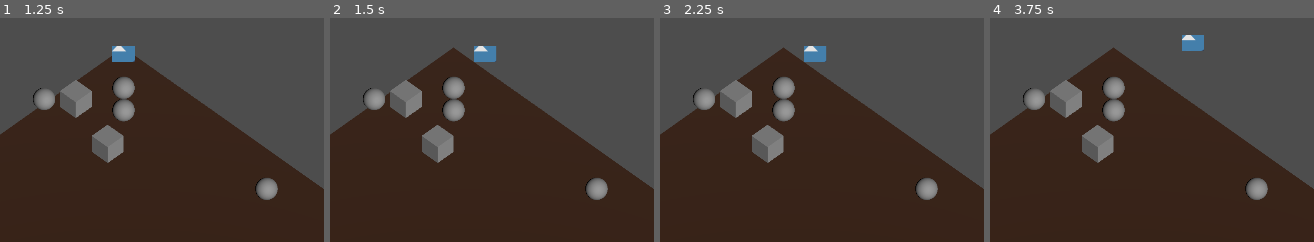
Above: before the commit, frames 1-4 (left to right).
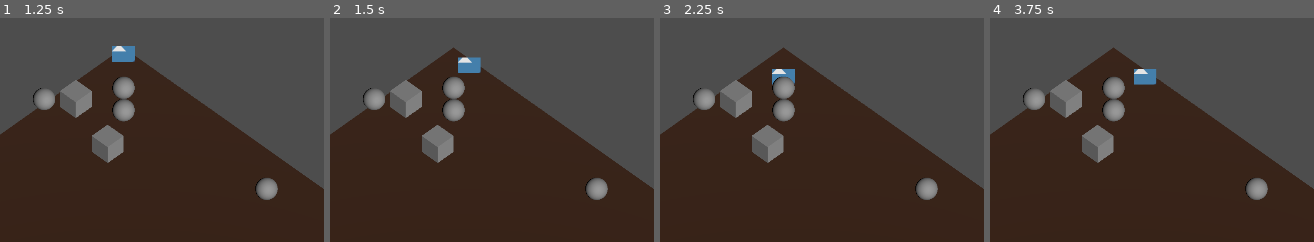
Above: after the commit, the same moments.

Repository: nialsiG/Carthage
Game: Godot game, scene res://Screens/StartScreen.tscn
Same seed, same stepped clock (60 frames per second), same inputs: the game is played once before the commit and once after it. The engine's default icon, where the game draws it, is replaced by a stand-in: a white triangle on a blue panel in a dark square.
Inputs (mouse positions are % of the whole screen's width and height, from its top left):
- Up to frame 1 (1.25 s): click "Play" at 0.5 s
- Up to frame 2 (1.5 s): tap Enter at 1.25 s; move the mouse to (77, 45) at 1.27 s; hold D (Right) from 1.28 s (still down); tap W (Top) at 1.35 s; click (77, 45) at 1.42 s
- Up to frame 3 (2.25 s): tap Space at 2 s; move the mouse to (25, 55) at 2.02 s; release D (Right) at 2.03 s; hold Down (Down) from 2.03 s (still down); tap W (Top) at 2.1 s; click (25, 55) at 2.17 s
- Up to frame 4 (3.75 s): tap Enter at 2.75 s; move the mouse to (62, 28) at 2.77 s; release Down (Down) at 2.78 s; hold D (Right) from 2.78 s (still down); tap W (Top) at 2.85, 3.6 s; click (62, 28) at 2.92 s; tap Space at 3.5 s; move the mouse to (44, 70) at 3.52 s; click (44, 70) at 3.67 s
The pictures show only the part of the screen within x 31-81%, y 0-50%; the shares and areas given below are measured in that part.

Frame 1 is identical in both runs. In frame 2, 0.9% of the frame differs, in the area x 39-52%, y 12-25%; in frame 3, 0.8%; in frame 4, 1.0%, in the area x 44-67%, y 7-30%.
Error before the commit: Invalid call. Nonexistent function 'GetMapItems' in base 'Nil'. (res://Screens/game_screen.gd:109)

Commit message:
Feature: Monkey joining group and following leader

Diff:
--- a/game_jam_carthage/GameObjects/Animals/monkey.gd
+++ b/game_jam_carthage/GameObjects/Animals/monkey.gd
@@ -1,19 +1,22 @@
 extends MapItem
 class_name Monkey
 
-const _enums = preload("res://Singletons/enums.gd")
-var _isLeader : bool = true
+var _isLeader : bool = false
 var _isStray : bool = true
 var _waitingForTurnCompletion : bool
 
-@onready var _diet: Array[_enums.PickableType]
+var _patterns : Array[Vector2] = [Vector2(0,1), Vector2(1,0)]
+
+@onready var _diet: Array[enums.PickableType]
 @onready var _move_pattern: Array[int] = [2, 1]
-@onready var _locomotion: _enums.LocomotionType = _enums.LocomotionType.ARBOREAL
+@onready var _locomotion: enums.LocomotionType = enums.LocomotionType.ARBOREAL
+
+signal JoinedGroup(monkey : Monkey)
 
 func _ready():
 	var viewport: SubViewport = $SubViewport
 	viewport.render_target_clear_mode = SubViewport.CLEAR_MODE_ONCE
-	_diet.append(_enums.PickableType.LEAF)
+	_diet.append(enums.PickableType.LEAF)
 
 func IsLeader():
 	return _isLeader
@@ -23,9 +26,11 @@
 
 func JoinGroup():
 	_isStray = false
+	JoinedGroup.emit(self)
 
 func SetLeader():
 	_isLeader = true
+	_isStray = false
 
 func StealLeadership():
 	_isLeader = true
@@ -33,12 +38,33 @@
 func NotifyTurnEnd():
 	_waitingForTurnCompletion = false
 
-func React(tiles : Array[MapTile]):
+func React(leader : Monkey, tiles : Array[MapTile]):
 	if (_isLeader):
 		return
 
 	if (_isStray):
-		pass #check leader is close
+		CheckMonkeyClose(tiles)
+	else:
+		var closestTile = _tile
+		var currentDistanceToLeader = (leader.GetTilePosition() - _tile.GetTile()).length()
+		for tile in tiles:
+			var distance = (leader.GetTilePosition() - tile.GetTile()).length()
+			if (distance <= currentDistanceToLeader):
+				closestTile = tile
+				currentDistanceToLeader = distance
+
+		if (closestTile != _tile):
+			var moveVector = (closestTile.GetTile() - _tile.GetTile())
+			return Vector3(moveVector.x, 0, moveVector.y)
+			#SetTile(closestTile)
+
+func CheckMonkeyClose(tiles : Array[MapTile]):
+	for tile in tiles:
+			var items = tile.GetMapItems()
+			for item in items:
+				if (item is Monkey):
+					JoinGroup()
+					return
 
 func InteractWithItem(mapItems : Array[MapItem]):
 	for item in mapItems:
--- a/game_jam_carthage/GameObjects/Ground/map_tile.gd
+++ b/game_jam_carthage/GameObjects/Ground/map_tile.gd
@@ -1,5 +1,7 @@
 extends StaticBody3D
 class_name MapTile
+
+const enums = preload("res://Singletons/enums.gd")
 
 var _coords : Vector2 = Vector2(0,0)
 var _gameScreen : GameScreen
@@ -8,6 +10,8 @@
 
 @onready var _mesh : CSGBox3D = $Mesh
 @onready var _selectionMesh : CSGBox3D = $Selected
+
+var _obstructionType : enums.ObstableType
 
 # Called when the node enters the scene tree for the first time.
 func _ready():
@@ -33,6 +37,21 @@
 func EnterTile(mapItem : MapItem):
 	_mapItems.append(mapItem)
 
+func GetObstructionType() -> enums.ObstableType:
+	if (_mapItems.size() == 0):
+		return enums.ObstableType.NONE
+
+	for item in _mapItems:
+		if item is Obstacle:
+			return item.obstacle_type
+
+		if item is Monkey:
+			return enums.ObstableType.MONKEY
+
+		#if (item is Predator):
+		# return enums.ObstacleType.Predator
+	return enums.ObstableType.NONE
+
 func LeaveTile(mapItem : MapItem):
 	var index = _mapItems.find(mapItem)
 	if (index >= 0):
--- a/game_jam_carthage/GameObjects/Obstacle.tscn
+++ b/game_jam_carthage/GameObjects/Obstacle.tscn
@@ -6,6 +6,7 @@
 
 [node name="Obstacle" type="Node3D"]
 script = ExtResource("1_4xtex")
+obstacle_type = null
 
 [node name="MeshInstance3D" type="MeshInstance3D" parent="."]
 mesh = SubResource("BoxMesh_y2n6l")
--- a/game_jam_carthage/GameObjects/map_item.gd
+++ b/game_jam_carthage/GameObjects/map_item.gd
@@ -1,5 +1,7 @@
 extends Node3D
 class_name MapItem
+
+const enums = preload("res://Singletons/enums.gd")
 
 var _tile : MapTile
 
--- a/game_jam_carthage/GameObjects/obstacle.gd
+++ b/game_jam_carthage/GameObjects/obstacle.gd
@@ -1,6 +1,4 @@
 extends MapItem
 class_name Obstacle
 
-const enums = preload("res://Singletons/enums.gd")
-
 @export var obstacle_type: enums.ObstableType = enums.ObstableType.ROCK
--- a/game_jam_carthage/GameObjects/pickable.gd
+++ b/game_jam_carthage/GameObjects/pickable.gd
@@ -1,7 +1,5 @@
 extends MapItem
 class_name Pickable
-
-const enums = preload("res://Singletons/enums.gd")
 
 signal picked_consumable(pickable: enums.PickableType)
 
--- a/game_jam_carthage/GameObjects/pickable.tscn
+++ b/game_jam_carthage/GameObjects/pickable.tscn
@@ -6,6 +6,7 @@
 
 [node name="Pickable" type="Node3D"]
 script = ExtResource("1_5w2yh")
+pickable_type = null
 
 [node name="MeshInstance3D" type="MeshInstance3D" parent="."]
 mesh = SubResource("SphereMesh_hnk4j")
--- a/game_jam_carthage/Screens/game_screen.gd
+++ b/game_jam_carthage/Screens/game_screen.gd
@@ -8,10 +8,13 @@
 @onready var _ground : Node3D = $Ground
 @onready var _mapGenerator : MapGenerator = $MapGenerator
 
+var _waitingForReactions : bool = false
+var waitDurationBetweenActions : float = 0.3
 
 #var _tiles : Array[TileMap] = []
 var _map : Map
 var monkeys :Array[Monkey] = []
+var _strayMonkeys : Array[Monkey] = []
 var leader : Monkey
 var _focusTile : MapTile
 var turn : int = 1
@@ -30,19 +33,30 @@
 	for element in elements.get_children():
 		if (element is Monkey):
 			var tile = _map.GetTilefromVec(Vector2(element.position.x, element.position.z))
+			if (leader == null):
+				element.SetLeader()
+
 			element.SetTile(tile)
 			if(element.IsLeader() && leader == null):
 				leader = element
 				leader.SetTile(_map.GetTilefromVec(ConvertPositionToTile(leader.position)))
+
 			if (!element.IsStray()):
 				monkeys.append(element)
-
-	if (leader == null):
-		leader = monkeys[0]
-		leader.SetLeader()
+			else:
+				_strayMonkeys.append(element)
+				element.JoinedGroup.connect(OnMonkeyJoinGroup)
 
 func _process(delta):
+	if(_waitingForReactions):
+		return
+
 	CheckLeaderMove()
+
+func OnMonkeyJoinGroup(monkey : Monkey):
+	var index = _strayMonkeys.find(monkey)
+	_strayMonkeys.remove_at(index)
+	monkeys.append(monkey)
 
 func OnPickedConsumable(pickable_type : enums.PickableType):
 	ColobsManager.PickItem(pickable_type)
@@ -93,7 +107,7 @@
 	return isValid
 
 func _input(event):
-	if (_focusTile == null):
+	if (_focusTile == null || _waitingForReactions):
 		return
 
 	if (event is InputEventMouseButton && event.button_index == MOUSE_BUTTON_RIGHT):
@@ -112,8 +126,24 @@
 	if(_focusTile != null):
 		_focusTile.ReleaseFocus()
 
-	if (target  == leader):
-		turn += 1
+	if (target  != leader):
+		return
+
+	turn += 1
+
+	_waitingForReactions = true
+
+	for monkey in monkeys:
+		await Wait(waitDurationBetweenActions)
+		var move = monkey.React(leader, GetAvailableMoveTiles(monkey))
+		if (move != null && move != Vector3.ZERO):
+			Move(monkey, move)
+
+	for monkey in _strayMonkeys:
+		await Wait(waitDurationBetweenActions)
+		var move = monkey.React(leader, GetAvailableMoveTiles(monkey))
+
+	_waitingForReactions = false
 
 func ConvertPositionToTile(tilePosition : Vector3) -> Vector2:
 	var x = 0
@@ -132,3 +162,26 @@
 		z += 1
 
 	return Vector2(x,z)
+
+func Wait(duration : float):
+	await get_tree().create_timer(duration).timeout
+
+func GetAvailableMoveTiles(monkey : Monkey) -> Array[MapTile]:
+	var tiles : Array[MapTile] = []
+	for pattern in monkey._patterns:
+		var directPosition = monkey.GetTilePosition() + pattern
+		if (IsInMap(directPosition)):
+			tiles.append(_map.GetTilefromVec(directPosition))
+		var opposite = monkey.GetTilePosition() - pattern
+		if (IsInMap(opposite)):
+			tiles.append(_map.GetTilefromVec(opposite))
+
+	return tiles
+
+func IsInMap(position : Vector2) -> bool:
+	if (position.x < - _mapDimensions.x /2 + 1 && position.x > _mapDimensions.x / 2):
+		return false
+	if (position.y < - _mapDimensions.y /2 + 1 && position.y > _mapDimensions.y / 2):
+		return false
+
+	return true
--- a/game_jam_carthage/Singletons/enums.gd
+++ b/game_jam_carthage/Singletons/enums.gd
@@ -1,8 +1,11 @@
 class_name ColobusEnums
 
 enum ObstableType {
+	NONE,
 	ROCK,
-	TREE
+	TREE,
+	MONKEY,
+	PREDATOR
 }
 
 enum PickableType {
